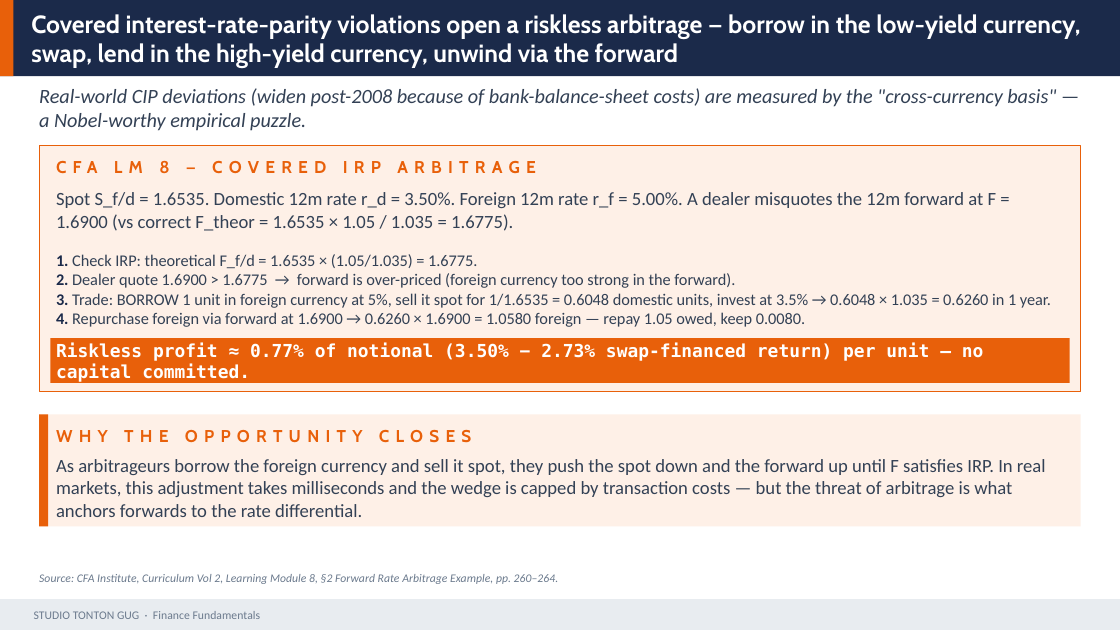
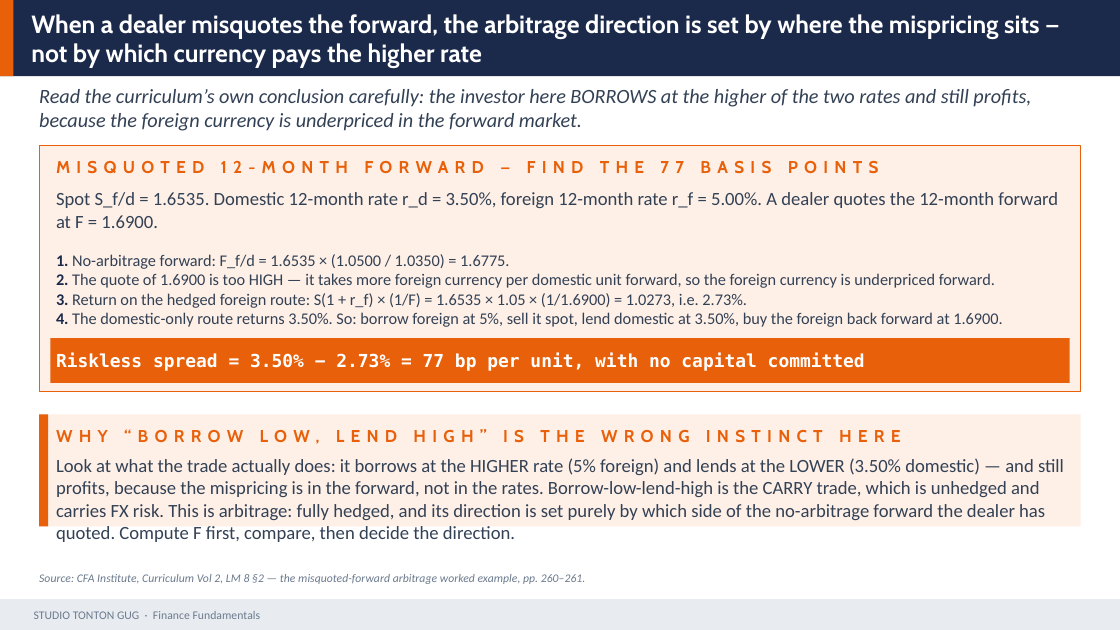
Before and after one commit to Gug4ever/Tonton_Gug_Studio, a slide deck: slide 32 of assets/finance/D05_Macro_Policy_FX.pptx. Drawn at 1120x630 pixels with LibreOffice and Linux fonts; fonts in the diff are those of the drawing. Boxes give left, top, right and bottom in pixels: in the first picture for what was removed or moved away, otherwise in the second. Text is boxed around its words. In the diff, an @@ line names an element or a change of style, - is before the commit and + after.

```diff
--- a/assets/finance/D05_Macro_Policy_FX.pptx
+++ b/assets/finance/D05_Macro_Policy_FX.pptx
@@ text at (x1=31, y1=14, x2=1039, y2=68): text changed @@
-Covered interest-rate-parity violations open a riskless arbitrage — borrow in the low-yield currency, swap, lend in the high-yield currency, unwind via the forward
+When a dealer misquotes the forward, the arbitrage direction is set by where the mispricing sits — not by which currency pays the higher rate
@@ text at (x1=39, y1=89, x2=1031, y2=131): text changed @@
-Real-world CIP deviations (widen post-2008 because of bank-balance-sheet costs) are measured by the "cross-currency basis" — a Nobel-worthy empirical puzzle.
+Read the curriculum’s own conclusion carefully: the investor here BORROWS at the higher of the two rates and still profits, because the foreign currency is underpriced in the forward market.
@@ text at (x1=56, y1=161, x2=879, y2=174): text changed @@
-CFA LM 8 — COVERED IRP ARBITRAGE
+MISQUOTED 12-MONTH FORWARD — FIND THE 77 BASIS POINTS
@@ text at (x1=56, y1=192, x2=1058, y2=228): text changed @@
-Spot S_f/d = 1.6535. Domestic 12m rate r_d = 3.50%. Foreign 12m rate r_f = 5.00%. A dealer misquotes the 12m forward at F = 1.6900 (vs correct F_theor = 1.6535 × 1.05 / 1.035 = 1.6775).
+Spot S_f/d = 1.6535. Domestic 12-month rate r_d = 3.50%, foreign 12-month rate r_f = 5.00%. A dealer quotes the 12-month forward at F = 1.6900.
@@ text at (x1=56, y1=254, x2=1002, y2=327): text changed @@
-1. Check IRP: theoretical F_f/d = 1.6535 × (1.05/1.035) = 1.6775.
-2. Dealer quote 1.6900 > 1.6775 → forward is over-priced (foreign currency too strong in the forward).
-3. Trade: BORROW 1 unit in foreign currency at 5%, sell it spot for 1/1.6535 = 0.6048 domestic units, invest at 3.5% → 0.6048 × 1.035 = 0.6260 in 1 year.
-4. Repurchase foreign via forward at 1.6900 → 0.6260 × 1.6900 = 1.0580 foreign — repay 1.05 owed, keep 0.0080.
+1. No-arbitrage forward: F_f/d = 1.6535 × (1.0500 / 1.0350) = 1.6775.
+2. The quote of 1.6900 is too HIGH — it takes more foreign currency per domestic unit forward, so the foreign currency is underpriced forward.
+3. Return on the hedged foreign route: S(1 + r_f) × (1/F) = 1.6535 × 1.05 × (1/1.6900) = 1.0273, i.e. 2.73%.
+4. The domestic-only route returns 3.50%. So: borrow foreign at 5%, sell it spot, lend domestic at 3.50%, buy the foreign back forward at 1.6900.
@@ text at (x1=56, y1=353, x2=865, y2=371): text changed @@
-Riskless profit ≈ 0.77% of notional (3.50% − 2.73% swap-financed return) per unit — no capital committed.
+Riskless spread = 3.50% − 2.73% = 77 bp per unit, with no capital committed
@@ text at (x1=56, y1=429, x2=901, y2=444): text changed @@
-WHY THE OPPORTUNITY CLOSES
+WHY “BORROW LOW, LEND HIGH” IS THE WRONG INSTINCT HERE
@@ text at (x1=56, y1=458, x2=1064, y2=542): text changed @@
-As arbitrageurs borrow the foreign currency and sell it spot, they push the spot down and the forward up until F satisfies IRP. In real markets, this adjustment takes milliseconds and the wedge is capped by transaction costs — but the threat of arbitrage is what anchors forwards to the rate differential.
+Look at what the trade actually does: it borrows at the HIGHER rate (5% foreign) and lends at the LOWER (3.50% domestic) — and still profits, because the mispricing is in the forward, not in the rates. Borrow-low-lend-high is the CARRY trade, which is unhedged and carries FX risk. This is arbitrage: fully hedged, and its direction is set purely by which side of the no-arbitrage forward the dealer has quoted. Compute F first, compare, then decide the direction.
@@ text at (x1=39, y1=574, x2=586, y2=584): text changed @@
-Source: CFA Institute, Curriculum Vol 2, Learning Module 8, §2 Forward Rate Arbitrage Example, pp. 260–264.
+Source: CFA Institute, Curriculum Vol 2, LM 8 §2 — the misquoted-forward arbitrage worked example, pp. 260–261.
```
Also in this commit, not shown: 29 other slides changed, 1 slide added, 1 slide removed, 9 other files.
